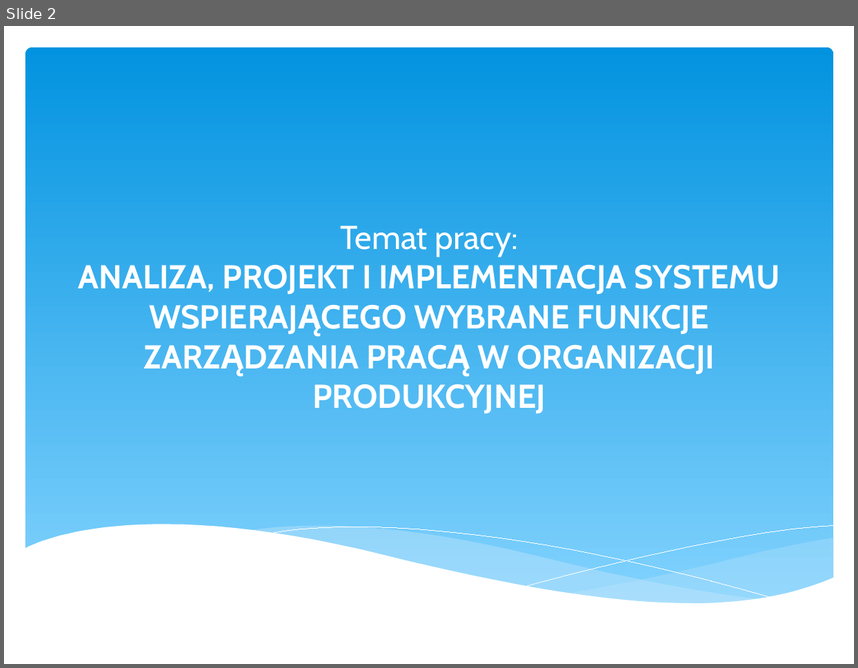
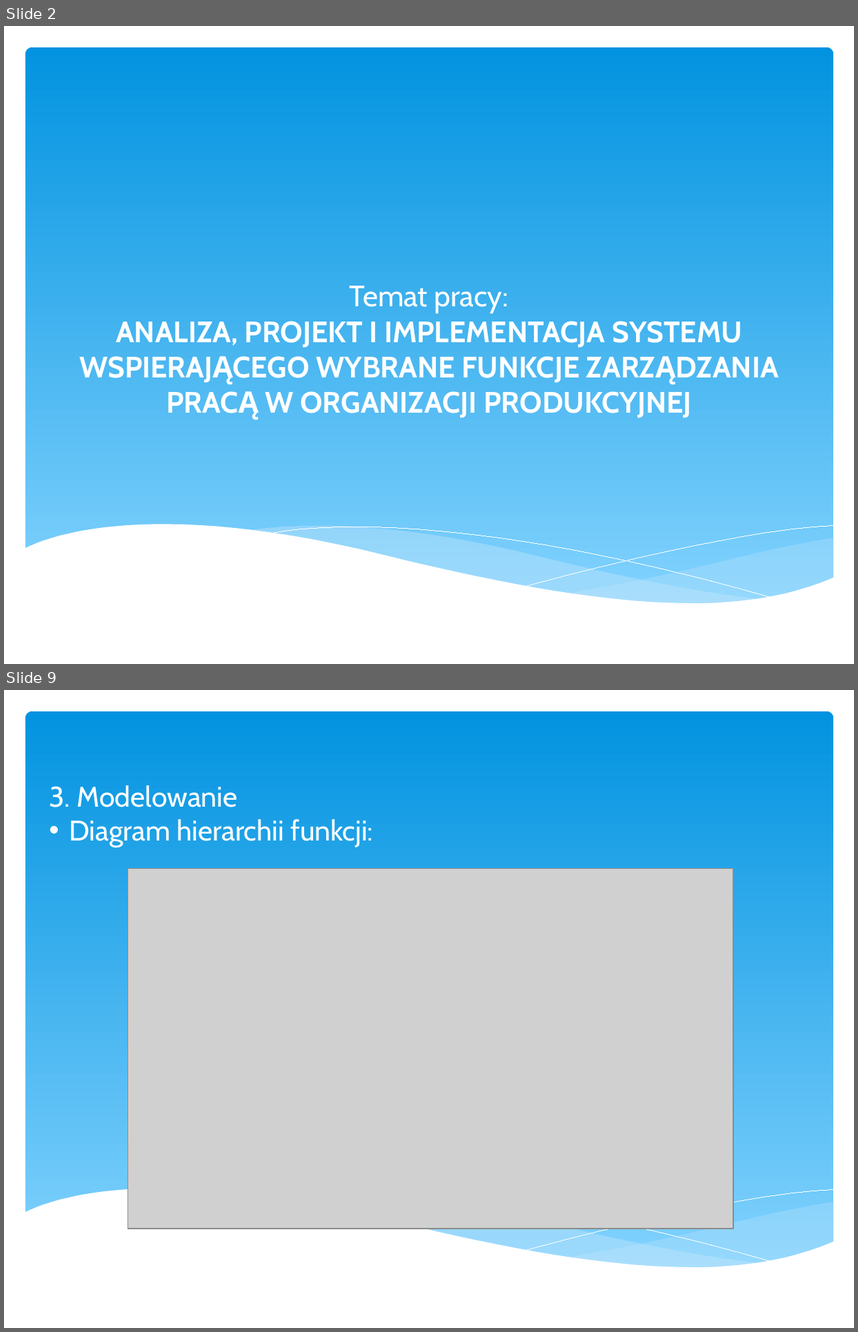
Before and after one commit to Slaper82/https-github.com-Slaper82-Inz2, a slide deck: Prezentacja seminarium.ppt. Shown one above the other, each under a label of ours: slide 2 before the commit, slides 2 and 9 after it; the slides between them are not shown. The pictures are 858x668 and 858x1332 pixels, drawn with LibreOffice and Linux fonts; fonts in the diff are those of the drawing; grey boxes stand for pictures. Boxes give left, top, right and bottom in pixels: in the first picture for what was removed or moved away, otherwise in the second. Text is boxed around its words. In the diff, an @@ line names an element or a change of style, - is before the commit and + after.

```diff
--- a/Prezentacja seminarium.ppt
+++ b/Prezentacja seminarium.ppt
@@ slide 9 added at [4, 690, 854, 1328], background #FFFFFF; not listed: 6 template elements that a slide beside it also shows @@
@@ text added at [49, 785, 373, 847], 24 pt, text #FFFFFF @@
+3. Modelowanie
+• Diagram hierarchii funkcji:
@@ picture added at [128, 869, 733, 1229] @@
@@ slide 2 changed as well @@
@@ title "Temat pracy: ANALIZA, PROJEKT I ..." at [116, 285, 742, 418]: size 28 to 25 pt @@
```
Also in this commit, not shown: 1 other slide changed, 11 other slides added, 3 slides removed, 2 other files.
